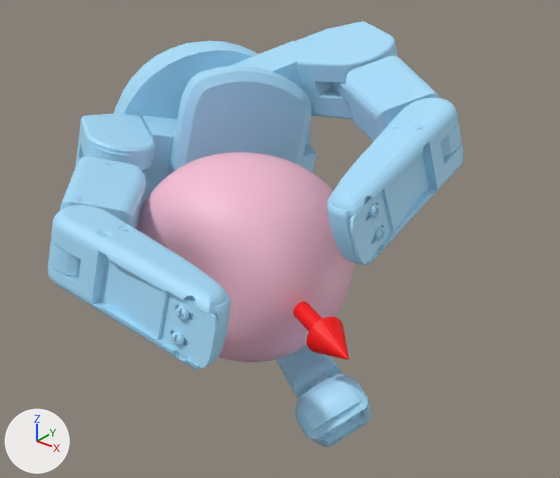
One commit to the glTF model static/assets/cond/Barrett/contactdb+apple/5.glb: the scene before it, then after it.
Rendered twice from a 50 mm lens placed at (0.167, -0.19, 0.128), pointed at (-0.004, 0.023, -0.004). Every picture has the same lights, and +X, +Y and +Z are marked at lower left. Where no turn or scale is listed for an object, it has been applied to the vertices. Vertices at the same position are counted once.

Names of what the first picture shows: 'apple.stl', 'geometry_1', 'geometry_2'.
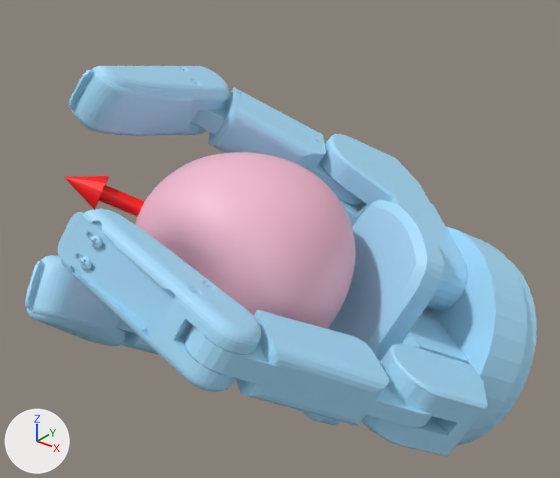
What differs and where, as boxes (x1, y1, x2, y2) in the pictures (560 x 478 px; the box of a moved part takes in the faces that stretch with it):
'geometry_1', reshaped (23% wider, 8% shorter): before (48, 21, 463, 447); after (25, 66, 537, 456)
'geometry_2', reshaped: before (293, 302, 349, 360); after (64, 175, 145, 217)
part 1 of me_geometry_1, moved or reshaped: before (114, 41, 317, 203); after (302, 200, 537, 446)
part 2 of me_geometry_1, added (blue): after (320, 134, 468, 311)
part 3 of me_geometry_1, moved or reshaped: before (333, 56, 461, 157); after (192, 87, 363, 205)
part 4 of me_geometry_1, moved or reshaped: before (327, 98, 463, 266); after (25, 255, 126, 346)
part 5 of me_geometry_1, added (blue): after (363, 344, 487, 456)
part 6 of me_geometry_1, moved or reshaped: before (48, 21, 398, 447); after (58, 66, 432, 436)

The change, as a list of edits to the scene's bpy script:
```text
Change me_geometry_1:
    used by ob_geometry_1; location = (0.0, 0.0, 0.0)
    remove me_geometry_1.from_pydata(...)  # 8696 vertices, 17330 faces; spans x -0.104..0.067, y -0.074..0.102, z -0.076..0.067
    add me_geometry_1.from_pydata(...)  # 8694 vertices, 17330 faces; spans x -0.067..0.09, y -0.069..0.1, z -0.098..0.068
    me_geometry_1 part 1: the loose piece of 347 vertices spanning x -0.104..-0.014, y 0.004..0.098, z -0.032..0.058 is multiplied about its middle by the matrix ((-0.859, -0.489, -0.153), (-0.388, 0.816, -0.428), (0.334, -0.308, -0.891)), then moved by (0.098, 0.004, -0.056)
    me_geometry_1 part 2: the loose piece of 925 vertices spanning x -0.065..0.015, y 0.028..0.102, z 0.024..0.067 is copied, and the copy is multiplied about its middle by the matrix ((-0.711, -0.227, -0.666), (-0.279, 0.96, -0.029), (0.645, 0.165, -0.746)), then moved by (0.044, 0.0, -0.051); it spans x -0.022..0.06, y 0.033..0.097, z -0.032..0.026
    me_geometry_1 part 3: the loose piece of 449 vertices spanning x -0.014..0.064, y 0.02..0.086, z 0.036..0.065 is turned -142.3 degrees about the y axis through its middle, then moved by (-0.048, -0.008, -0.026)
    me_geometry_1 part 4: the loose piece of 1647 vertices spanning x 0.043..0.064, y -0.027..0.042, z 0.023..0.06 is multiplied about its middle by the matrix ((-0.898, -0.439, -0.006), (-0.383, 0.79, -0.478), (0.215, -0.427, -0.878)), then moved by (-0.1, -0.046, -0.062)
    me_geometry_1 part 5: a new loose piece of 209 vertices spanning x 0.051..0.09, y -0.013..0.037, z -0.058..-0.017, in mat_defaultmaterial_001
    me_geometry_1 part 6: 14 vertices moved within x -0.023..0.042, y -0.063..0.039, z -0.074..0.034; 6216 vertices removed from x -0.085..0.067, y -0.074..0.102, z -0.076..0.067; 5080 vertices added at x -0.066..0.08, y -0.067..0.062, z -0.098..0.068
Change me_geometry_2:
    where me_geometry_2.from_pydata(...)  # 75 vertices, 144 faces; spans x -0.0012..0.0639, y -0.0287..0.0027, z -0.0096..0.0036
    used by ob_geometry_2; location = (0.0, 0.0, 0.0)
    me_geometry_2 part 7: the whole mesh is multiplied about the mesh origin by the matrix ((-0.348, 0.903, 0.253), (-0.792, -0.427, 0.437), (0.503, -0.048, 0.863))
```
